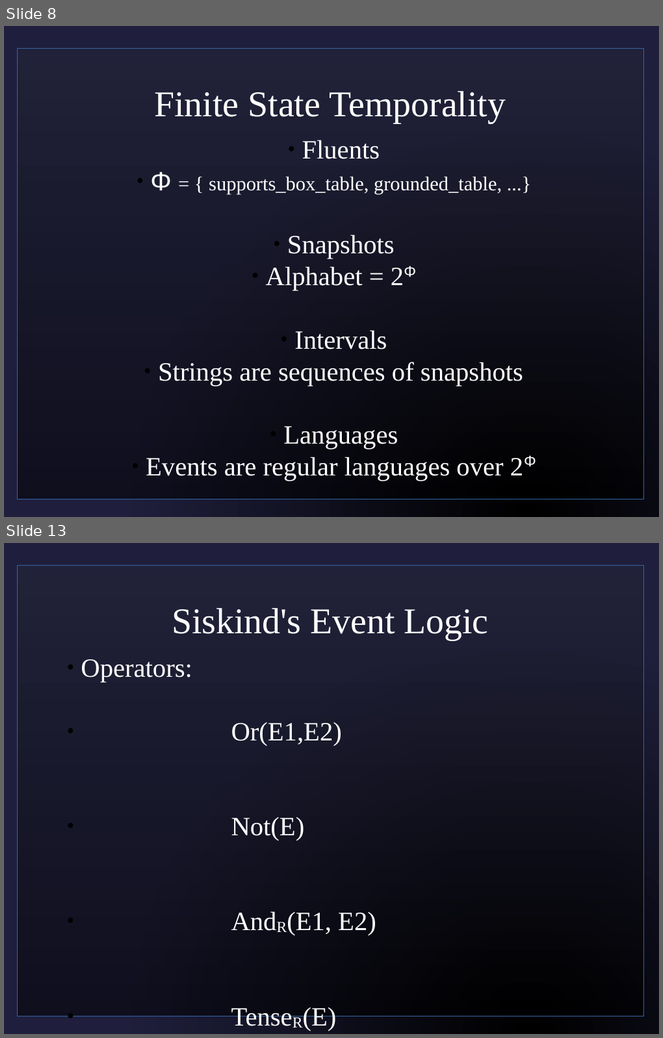
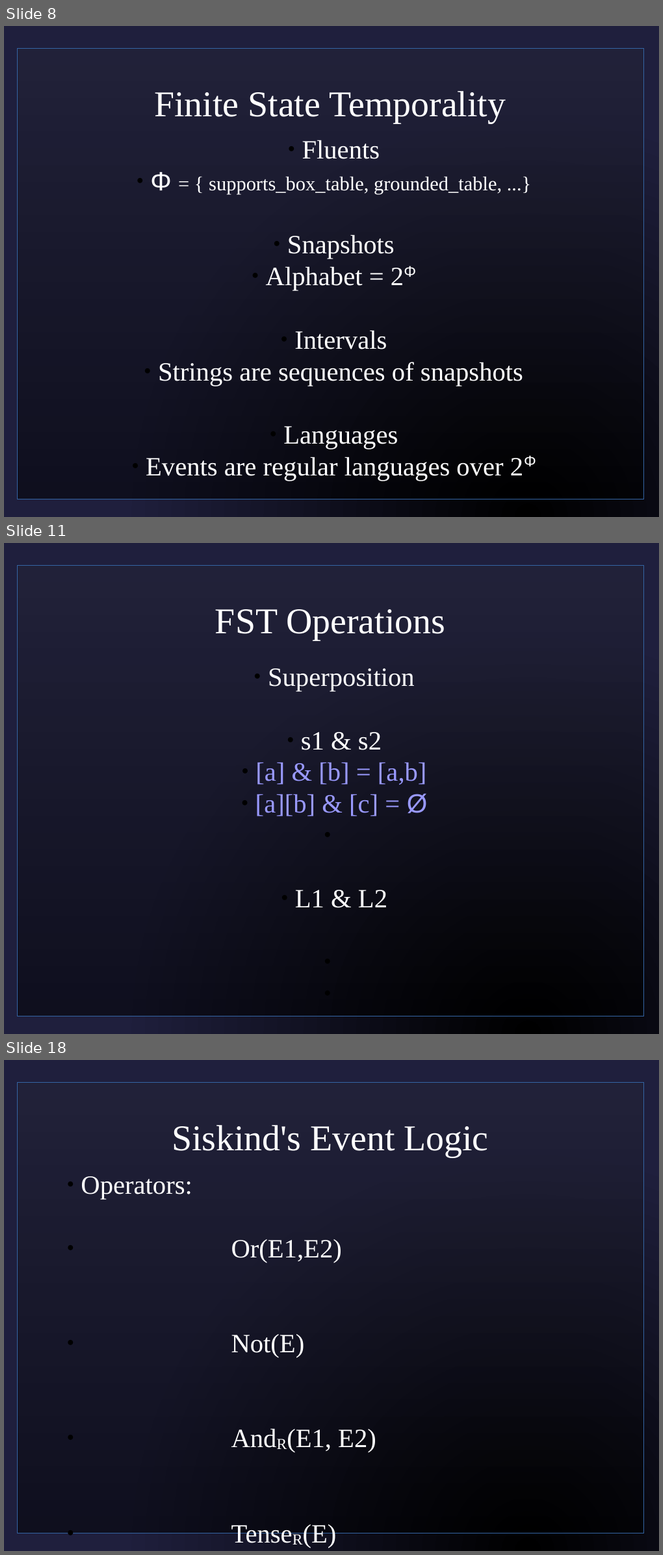
Before and after one commit to sjf/eventlogic, a slide deck: pres1.odp. Shown one above the other, each under a label of ours: slides 8 and 13 before the commit, slides 8, 11 and 18 after it; the slides between them are not shown. The pictures are 663x1038 and 663x1555 pixels, drawn with LibreOffice and Linux fonts; fonts in the diff are those of the drawing; background and template pictures are left out. Boxes give left, top, right and bottom in pixels: in the first picture for what was removed or moved away, otherwise in the second. Text is boxed around its words. In the diff, an @@ line names an element or a change of style, - is before the commit and + after.

```diff
--- a/pres1.odp
+++ b/pres1.odp
@@ slide 11 added at [4, 543, 659, 1034], background picture (left out); not listed: 1 template element that a slide beside it also shows @@
@@ title added at [215, 609, 445, 641], 44 pt, text #FFFFFF @@
+FST Operations
@@ subtitle added at [256, 668, 428, 908], 32 pt, text #9999FF @@
+  ● Superposition
+  ● s1 & s2
+  ● [a] & [b] = [a,b]
+  ● [a][b] & [c] = Ø
+  ● L1 & L2
@@ what was slide 13 is now slide 18 @@
```
Also in this commit, not shown: 7 slides changed, 8 other slides added, 6 slides removed, 1 other file.
